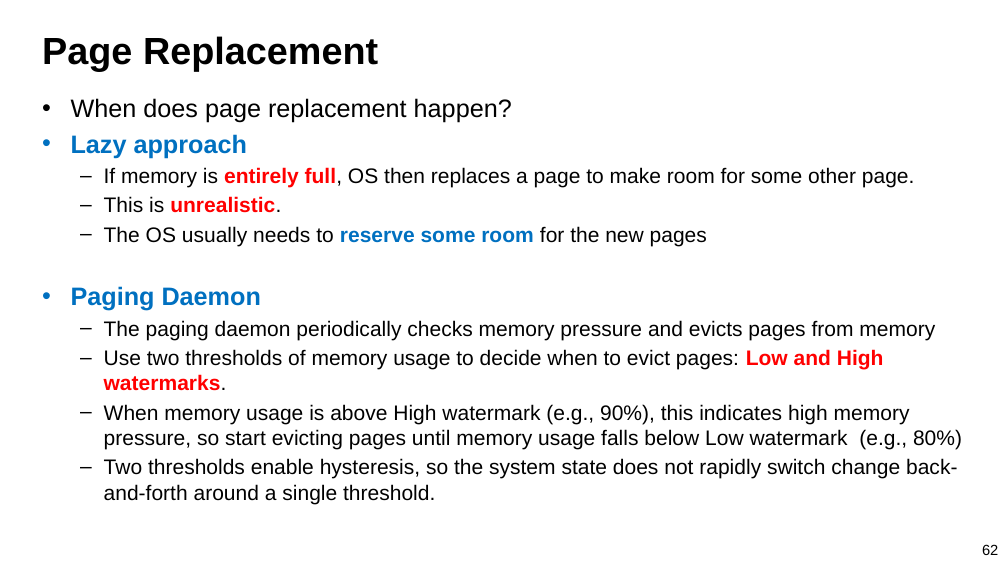
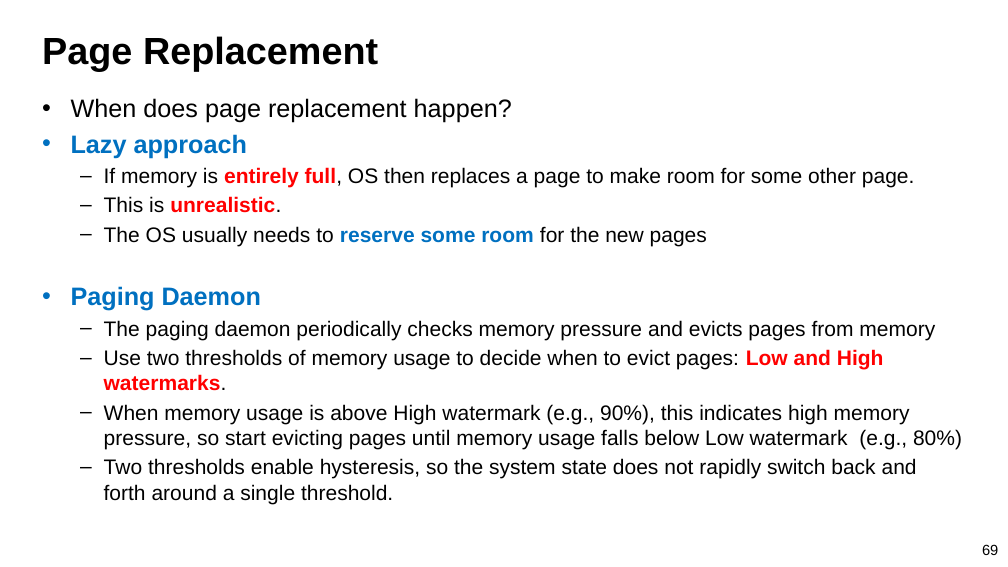
Before and after one commit to guhofstra/CSC112Fa26, a slide deck: slide 69 of PPTs/L8-Memory System II Paging.pptx (slide 62 before the commit). Drawn at 1008x567 pixels with LibreOffice and Linux fonts; fonts in the diff are those of the drawing. Boxes give left, top, right and bottom in pixels: in the first picture for what was removed or moved away, otherwise in the second. Text is boxed around its words. In the diff, an @@ line names an element or a change of style, - is before the commit and + after.

```diff
--- a/PPTs/L8-Memory System II Paging.pptx
+++ b/PPTs/L8-Memory System II Paging.pptx
@@ text at <box>104,458,917,504</box>: text changed @@
-  – Two thresholds enable hysteresis, so the system state does not rapidly switch change back-and-forth around a single threshold.
+  – Two thresholds enable hysteresis, so the system state does not rapidly switch back and forth around a single threshold.
@@ page number at <box>982,544,998,555</box>: text changed @@
-62
+69
```
Also in this commit, not shown: 45 other slides changed, 5 slides added, 7 other files.
